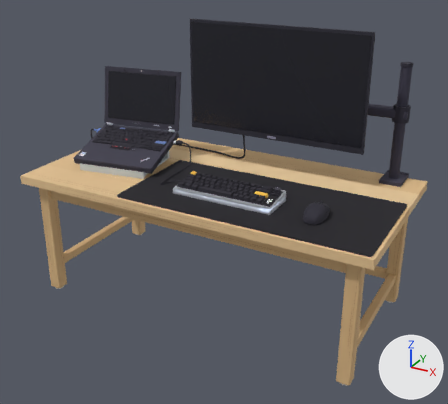
The glTF model public/models/bureau-bas.glb as it was, and as the next commit left it.
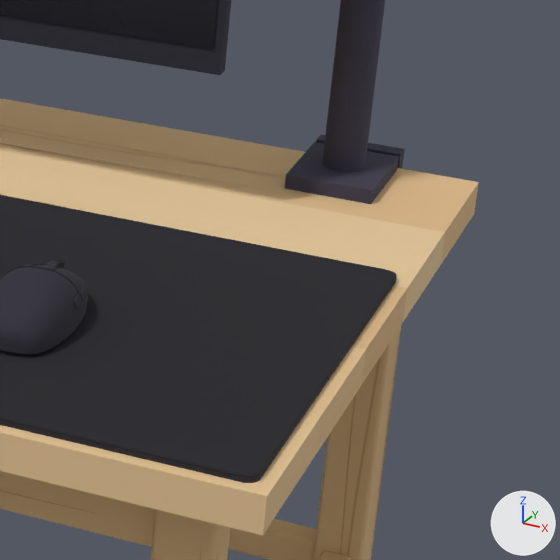
Each version is shown whole from a camera (50 mm lens) standing at (0.926, -1.667, 1.191) and looking at (0.023, -0.026, 0.371), then close up on the part from 69% to 100% of the width and 34% to 68% of the height. The lights are fixed; the arrows at lower right show +X, +Y and +Z. The older version's two pictures come first. Where no turn or scale is listed for an object, it has been applied to the vertices.
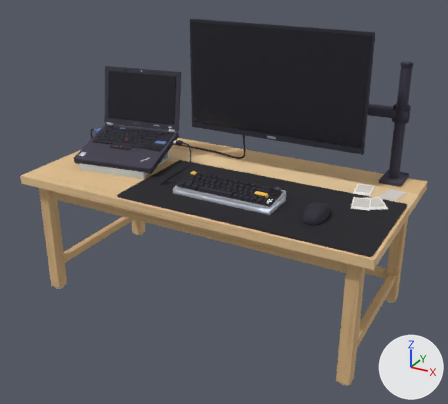
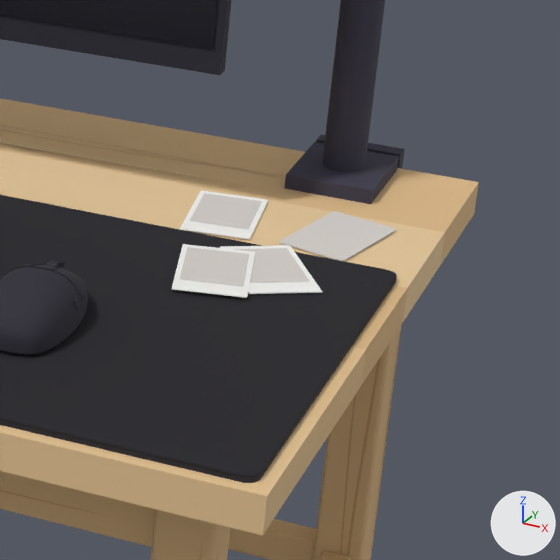
What differs and where, as boxes (x1, y1, x2, y2) in the close-ups (560 x 560 px):
'photocard-carte', added
    after: (280, 211, 396, 260)
'photocard-pola1', added
    after: (180, 247, 249, 286)
'photocard-pola3', added
    after: (190, 193, 262, 229)
'photocard-pola2', added
    after: (234, 248, 310, 283)
'carte-pola1', added
    after: (172, 244, 255, 298)
'carte-pola3', added
    after: (180, 190, 268, 240)
'carte-pola2', added
    after: (220, 245, 323, 294)
'carte-carte', added
    after: (280, 230, 396, 261)

Edits to the bpy script that builds the scene:
```text
Add me_mesh_80:
    me_mesh_80.from_pydata([(0.4127, 0.164, 0.442), (0.4584, 0.1695, 0.442), (0.4202, 0.1024, 0.442), (0.4658, 0.1079, 0.442)], [], [(0, 2, 1), (2, 3, 1)])
    me_mesh_80.materials.append(mat_material_67)  # light grey #d8d2cc
Add me_mesh_79:
    me_mesh_79.from_pydata([(0.472, 0.0905, 0.4417), (0.4617, 0.1759, 0.4417), (0.472, 0.0905, 0.441), (0.4617, 0.1759, 0.441), (0.408, 0.1695, 0.4417), (0.4183, 0.0841, 0.4417), (0.408, 0.1695, 0.441), (0.4183, 0.0841, 0.441)], [], [(0, 2, 1), (2, 3, 1), (4, 6, 5), (6, 7, 5), (4, 5, 1), (5, 0, 1), (7, 6, 2), (6, 3, 2), (5, 7, 0), (7, 2, 0), (1, 3, 4), (3, 6, 4)])
    me_mesh_79.materials.append(mat_material_66)  # white #f8f7f3
Add me_mesh_78:
    me_mesh_78.from_pydata([(0.4395, 0.0361, 0.4485), (0.4844, 0.0461, 0.4485), (0.453, -0.0244, 0.4485), (0.4979, -0.0144, 0.4485)], [], [(0, 2, 1), (2, 3, 1)])
    me_mesh_78.materials.append(mat_material_67)  # light grey #d8d2cc
Add me_mesh_77:
    me_mesh_77.from_pydata([(0.5057, -0.0311, 0.4482), (0.487, 0.0529, 0.4482), (0.5057, -0.0311, 0.4475), (0.487, 0.0529, 0.4475), (0.4343, 0.0411, 0.4482), (0.453, -0.0429, 0.4482), (0.4343, 0.0411, 0.4475), (0.453, -0.0429, 0.4475)], [], [(0, 2, 1), (2, 3, 1), (4, 6, 5), (6, 7, 5), (4, 5, 1), (5, 0, 1), (7, 6, 2), (6, 3, 2), (5, 7, 0), (7, 2, 0), (1, 3, 4), (3, 6, 4)])
    me_mesh_77.materials.append(mat_material_66)  # white #f8f7f3
Add me_mesh_76:
    me_mesh_76.from_pydata([(0.4661, 0.0495, 0.4473), (0.5053, 0.0736, 0.4473), (0.4985, -0.0033, 0.4473), (0.5377, 0.0207, 0.4473)], [], [(0, 2, 1), (2, 3, 1)])
    me_mesh_76.materials.append(mat_material_67)  # light grey #d8d2cc
Add me_mesh_75:
    me_mesh_75.from_pydata([(0.5505, 0.0075, 0.447), (0.5055, 0.0808, 0.447), (0.5505, 0.0075, 0.4463), (0.5055, 0.0808, 0.4463), (0.4595, 0.0525, 0.447), (0.5045, -0.0208, 0.447), (0.4595, 0.0525, 0.4463), (0.5045, -0.0208, 0.4463)], [], [(0, 2, 1), (2, 3, 1), (4, 6, 5), (6, 7, 5), (4, 5, 1), (5, 0, 1), (7, 6, 2), (6, 3, 2), (5, 7, 0), (7, 2, 0), (1, 3, 4), (3, 6, 4)])
    me_mesh_75.materials.append(mat_material_66)  # white #f8f7f3
Add ob_photocard_carte:
    ob_photocard_carte = bpy.data.objects.new('photocard-carte', me_mesh_82)  # 24 vertices, 22 faces; spans x 0.4935..0.5665, y 0.0827..0.1773, z 0.442; in mat_material_67 (light grey #d8d2cc)
    ob_photocard_carte.location = (0.0, 0.0, 0.0)
Add ob_carte_carte:
    ob_carte_carte = bpy.data.objects.new('carte-carte', me_mesh_81)  # 48 vertices, 92 faces; spans x 0.4935..0.5665, y 0.0827..0.1773, z 0.441..0.4417; in mat_material_68 (white #efe9e4)
    ob_carte_carte.location = (0.0, 0.0, 0.0)
Add ob_photocard_pola3:
    ob_photocard_pola3 = bpy.data.objects.new('photocard-pola3', me_mesh_80)
    ob_photocard_pola3.location = (0.0, 0.0, 0.0)
Add ob_carte_pola3:
    ob_carte_pola3 = bpy.data.objects.new('carte-pola3', me_mesh_79)
    ob_carte_pola3.location = (0.0, 0.0, 0.0)
Add ob_photocard_pola1:
    ob_photocard_pola1 = bpy.data.objects.new('photocard-pola1', me_mesh_78)
    ob_photocard_pola1.location = (0.0, 0.0, 0.0)
Add ob_carte_pola1:
    ob_carte_pola1 = bpy.data.objects.new('carte-pola1', me_mesh_77)
    ob_carte_pola1.location = (0.0, 0.0, 0.0)
Add ob_photocard_pola2:
    ob_photocard_pola2 = bpy.data.objects.new('photocard-pola2', me_mesh_76)
    ob_photocard_pola2.location = (0.0, 0.0, 0.0)
Add ob_carte_pola2:
    ob_carte_pola2 = bpy.data.objects.new('carte-pola2', me_mesh_75)
    ob_carte_pola2.location = (0.0, 0.0, 0.0)
```
